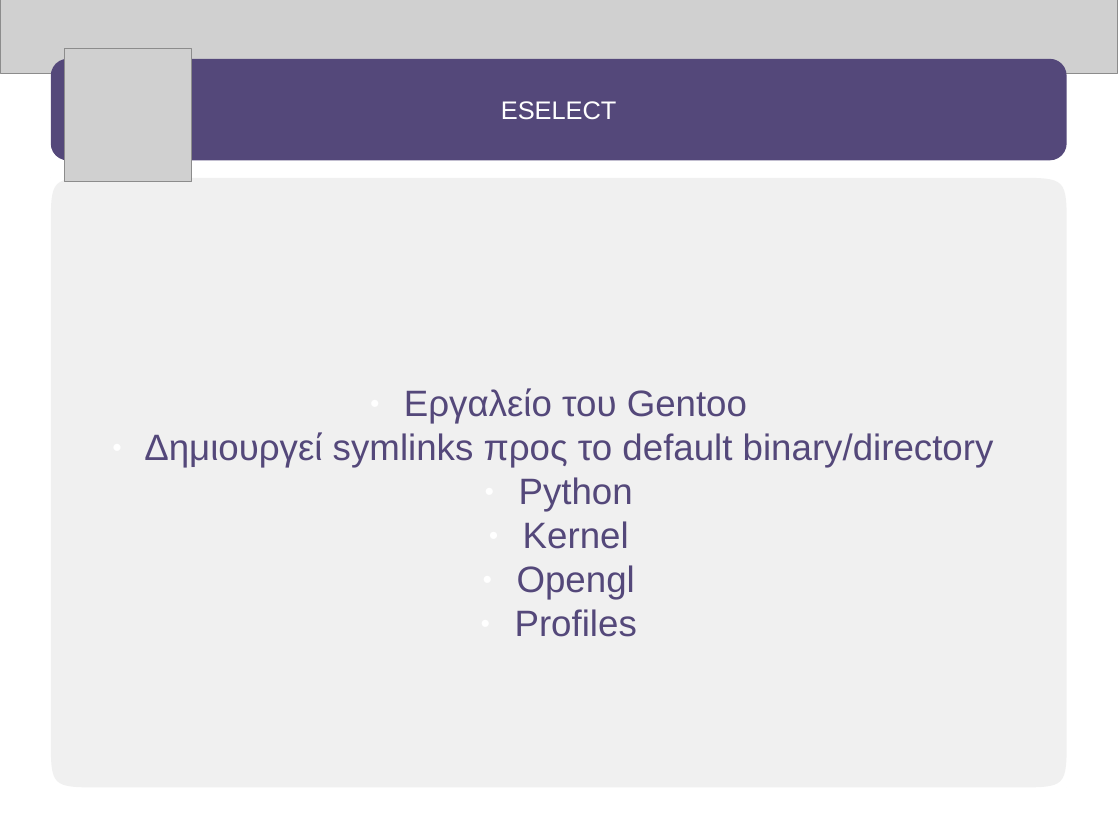
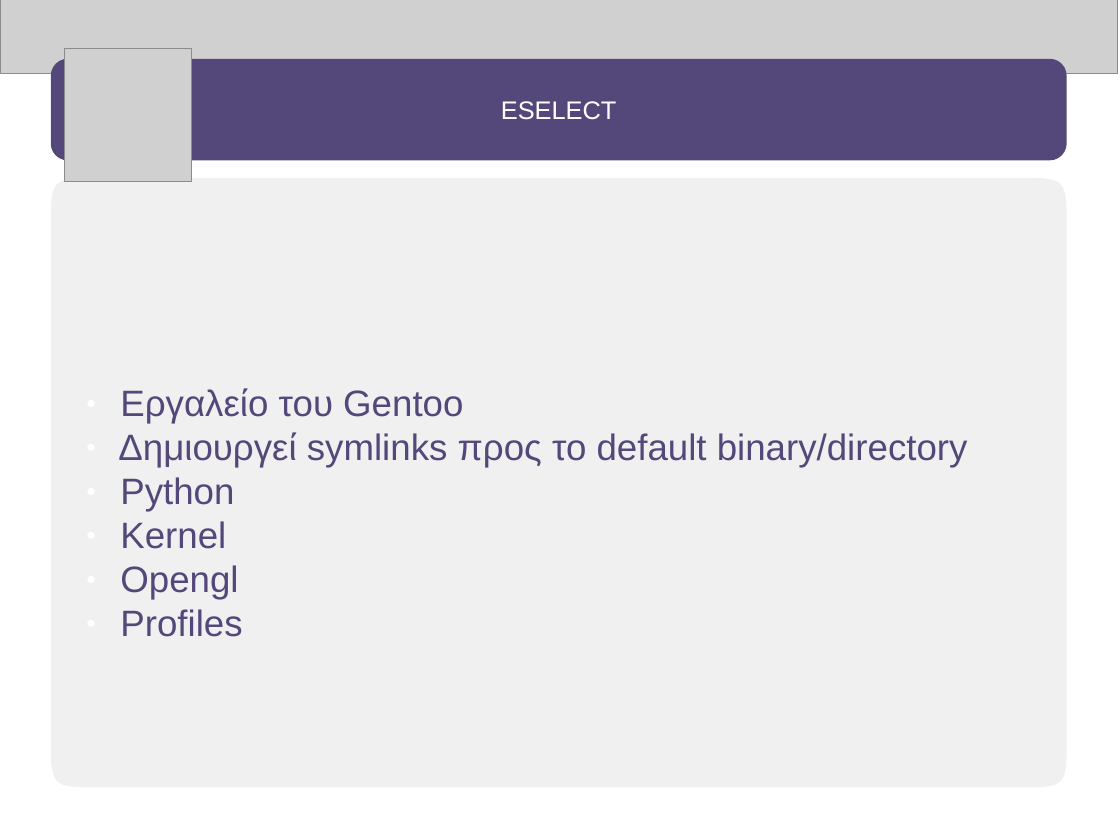
Before and after one commit to gentoo-el/presentations, a slide deck: slide 7 of openfest_2010_slot_it_or_die.odp. Drawn at 1120x840 pixels with LibreOffice and Linux fonts; fonts in the diff are those of the drawing; grey boxes stand for pictures; background and template pictures are left out. Boxes give left, top, right and bottom in pixels: in the first picture for what was removed or moved away, otherwise in the second. Text is boxed around its words. In the diff, an @@ line names an element or a change of style, - is before the commit and + after.

```diff
--- a/openfest_2010_slot_it_or_die.odp
+++ b/openfest_2010_slot_it_or_die.odp
@@ text "Εργαλείο του Gentoo" at bbox=[118, 388, 968, 637]: alignment centre to left @@
```
Also in this commit, not shown: 7 other slides changed.
